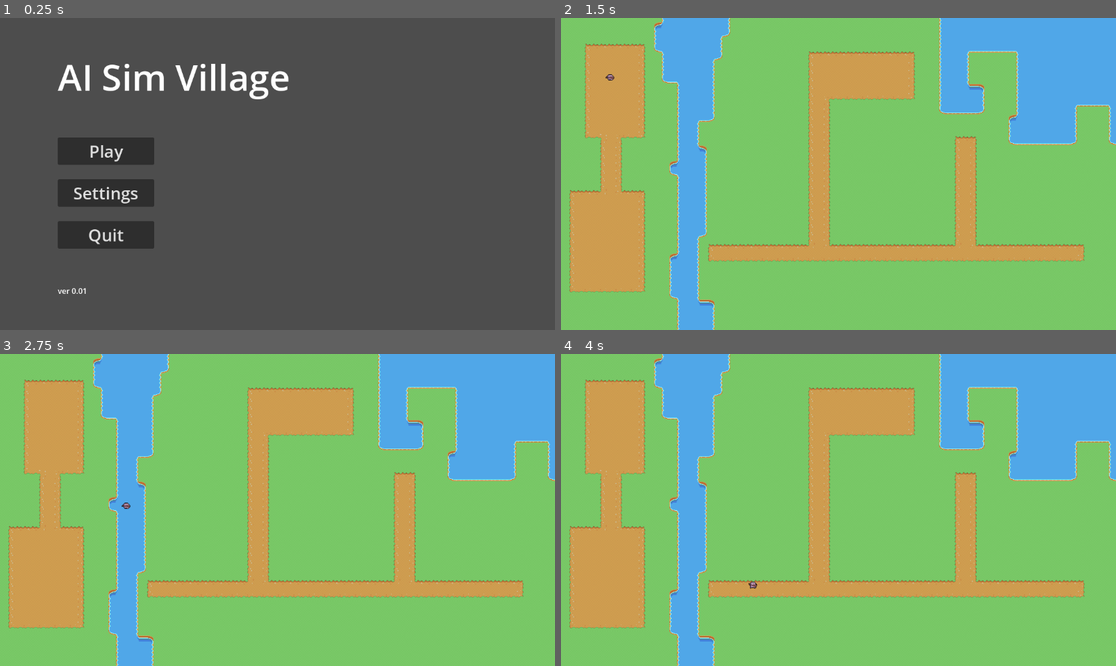
Above: before the commit, frames 1-4 (two rows, left to right).
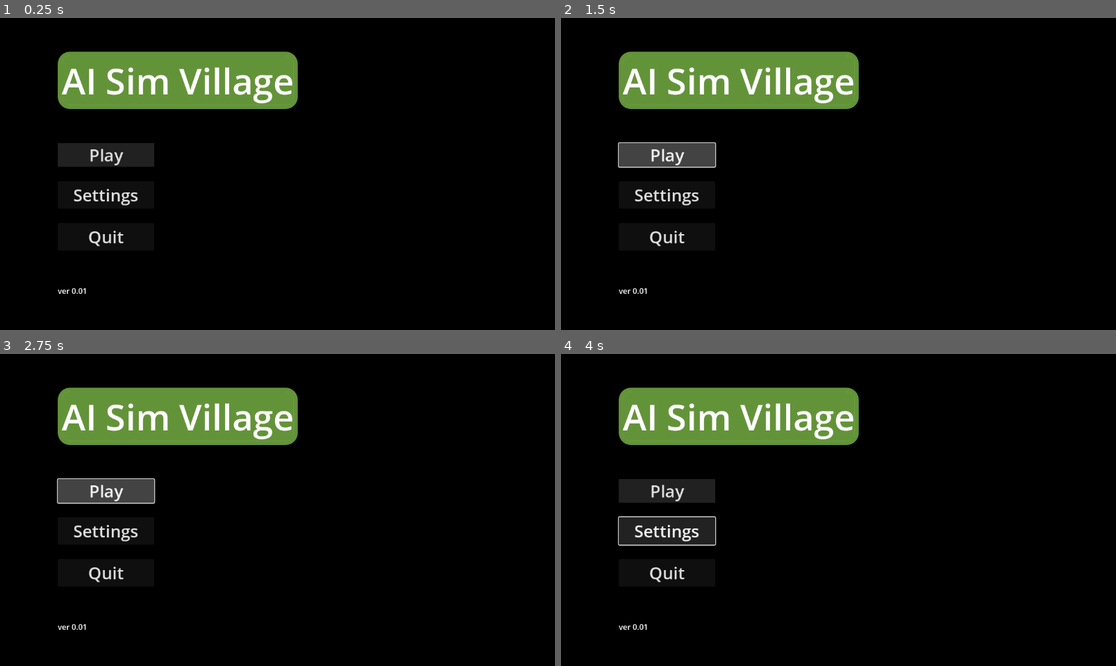
Above: after the commit, the same moments.

Repository: Nemis234/IMT3603-AI-Sim
Game: Godot game, scene res://scenes/GameRoot/GameRoot.tscn
Two runs of this game, one before a commit and one after it. Both use one fixed random seed, a clock stepped at 60 frames per second and the inputs below.
Inputs (mouse positions are in pixels of both pictures, inside the frame that each line leads up to):
- Up to frame 1 (0.25 s): no input
- Up to frame 2 (1.5 s): click "Play" at 0.5 s; click (666, 155) at 1.25 s, where only the run after the commit has a clickable "Play"
- Up to frame 3 (2.75 s): click (105, 491) at 2 s, where only the run after the commit has a clickable "Play"
- Up to frame 4 (4 s): click (666, 531) at 2.75 s, where only the run after the commit has a clickable "Settings"

The runs differ from the first frame. In frame 1, 99% of the frame differs, in the area x 0-100%, y 0-100%; in frame 2, 100%; in frame 3, 100%; in frame 4, 100%.

Commit message:
feature: added background image to title screen

Diff:
--- a/Godot AI sim/ai-simulation-village/scenes/UI/MainMenu/main_menu.tscn
+++ b/Godot AI sim/ai-simulation-village/scenes/UI/MainMenu/main_menu.tscn
@@ -1,6 +1,33 @@
-[gd_scene load_steps=3 format=3 uid="uid://b8wxfyhgu5wfj"]
+[gd_scene load_steps=8 format=3 uid="uid://b8wxfyhgu5wfj"]
 
 [ext_resource type="Script" uid="uid://bq5peo7b23nf6" path="res://scenes/UI/MainMenu/main_menu.gd" id="1_iy2v4"]
+[ext_resource type="Texture2D" uid="uid://muh0tpr2k32" path="res://assets/serenvillage_2d_art.png" id="2_c38wu"]
+
+[sub_resource type="AtlasTexture" id="AtlasTexture_lwpty"]
+atlas = ExtResource("2_c38wu")
+region = Rect2(0, 0, 1408, 800)
+
+[sub_resource type="StyleBoxFlat" id="StyleBoxFlat_c38wu"]
+bg_color = Color(0.454902, 0.67451, 0.262745, 0.854902)
+border_width_left = 8
+border_width_top = 8
+border_width_right = 8
+border_width_bottom = 8
+border_color = Color(0.454902, 0.67451, 0.262745, 0.854902)
+corner_radius_top_left = 24
+corner_radius_top_right = 24
+corner_radius_bottom_right = 24
+corner_radius_bottom_left = 24
+
+[sub_resource type="StyleBoxFlat" id="StyleBoxFlat_sahmk"]
+bg_color = Color(0.301961, 0.301961, 0.301961, 0.870588)
+border_color = Color(0.301961, 0.301961, 0.301961, 0.870588)
+border_blend = true
+
+[sub_resource type="StyleBoxFlat" id="StyleBoxFlat_65fln"]
+bg_color = Color(0.14902, 0.14902, 0.14902, 0.870588)
+border_color = Color(0.14902, 0.14902, 0.14902, 0.870588)
+border_blend = true
 
 [sub_resource type="LabelSettings" id="LabelSettings_yj5a8"]
 
@@ -23,6 +50,8 @@
 anchor_bottom = 1.0
 grow_horizontal = 2
 grow_vertical = 2
+texture = SubResource("AtlasTexture_lwpty")
+expand_mode = 3
 
 [node name="MarginContainer" type="MarginContainer" parent="CanvasLayer"]
 anchors_preset = 15
@@ -47,6 +76,7 @@
 layout_mode = 2
 size_flags_vertical = 0
 theme_override_font_sizes/font_size = 75
+theme_override_styles/normal = SubResource("StyleBoxFlat_c38wu")
 text = "AI Sim Village"
 
 [node name="MenuOptions" type="VBoxContainer" parent="CanvasLayer/MarginContainer/HBoxContainer/VBoxContainer"]
@@ -62,6 +92,8 @@
 size_flags_horizontal = 4
 size_flags_vertical = 4
 theme_override_font_sizes/font_size = 35
+theme_override_styles/hover = SubResource("StyleBoxFlat_sahmk")
+theme_override_styles/normal = SubResource("StyleBoxFlat_65fln")
 text = "Play"
 
 [node name="Settings" type="Button" parent="CanvasLayer/MarginContainer/HBoxContainer/VBoxContainer/MenuOptions"]
@@ -86,5 +118,4 @@
 [node name="GameImageContainer" type="CenterContainer" parent="CanvasLayer/MarginContainer/HBoxContainer"]
 layout_mode = 2
 
-[connection signal="pressed" from="CanvasLayer/MarginContainer/HBoxContainer/VBoxContainer/MenuOptions/StartGame" to="." method="_on_start_game_pressed"]
 [connection signal="pressed" from="CanvasLayer/MarginContainer/HBoxContainer/VBoxContainer/MenuOptions/Quit" to="." method="_on_quit_pressed"]
Not shown, added: Godot AI sim/ai-simulation-village/assets/serenvillage_2d_art.import
Binary file added: Godot AI sim/ai-simulation-village/assets/serenvillage_2d_art.png
Not shown, added: Godot AI sim/ai-simulation-village/assets/serenvillage_2d_art.png.import
